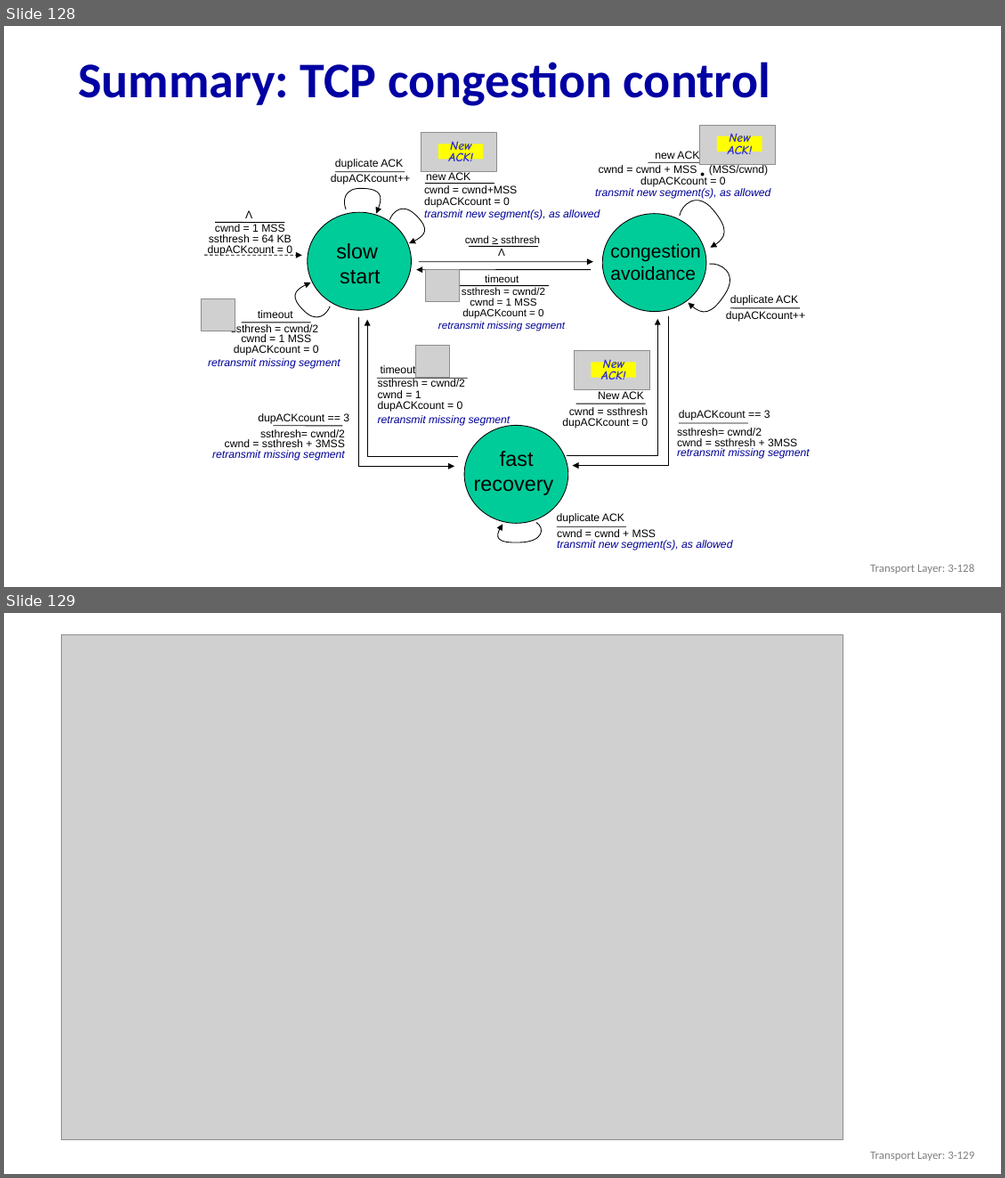
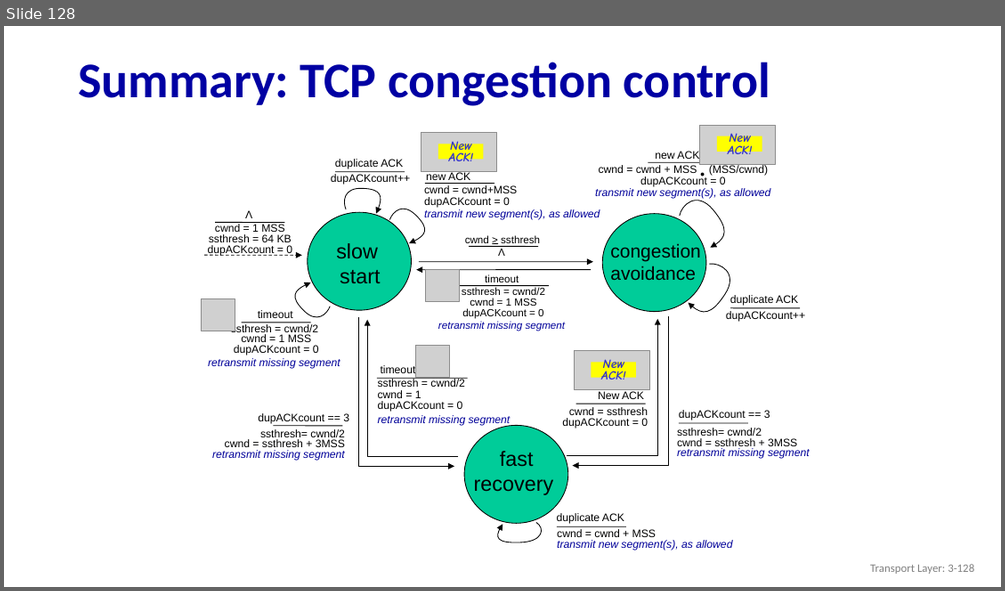
Before and after one commit to huangqy89/cn-2026, a slide deck: static_files/lectures/Chapter_3_v8.2.pptx. Shown one above the other, each under a label of ours: slides 128 and 129 before the commit, slide 128 after it. The pictures are 1005x1178 and 1005x591 pixels, drawn with LibreOffice and Linux fonts; fonts in the diff are those of the drawing; grey boxes stand for pictures. Boxes give left, top, right and bottom in pixels: in the first picture for what was removed or moved away, otherwise in the second. Text is boxed around its words. In the diff, an @@ line names an element or a change of style, - is before the commit and + after.

```diff
--- a/static_files/lectures/Chapter_3_v8.2.pptx
+++ b/static_files/lectures/Chapter_3_v8.2.pptx
@@ slide 129 removed at (4, 613, 1001, 1174), background #FFFFFF @@
@@ picture removed at (61, 635, 842, 1140) @@
@@ text removed at (870, 1151, 974, 1160) @@
-Transport Layer: 3-129
```
Also in this commit, not shown: 4 slides changed, 5 slides added, 2 other slides removed, 3 other files.
